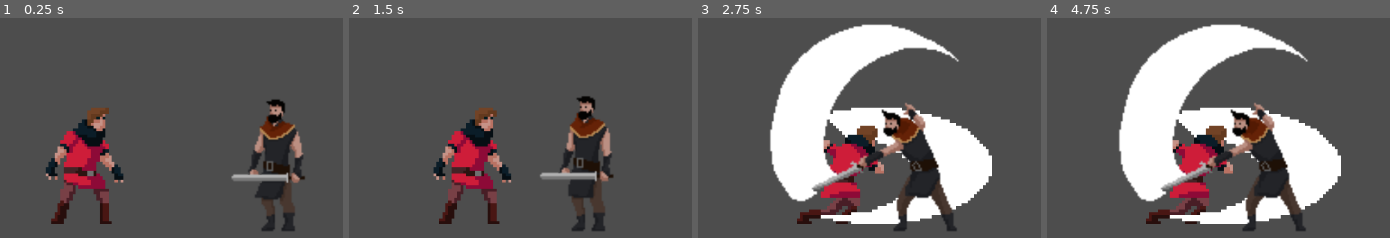
Above: before the commit, frames 1-4 (left to right).
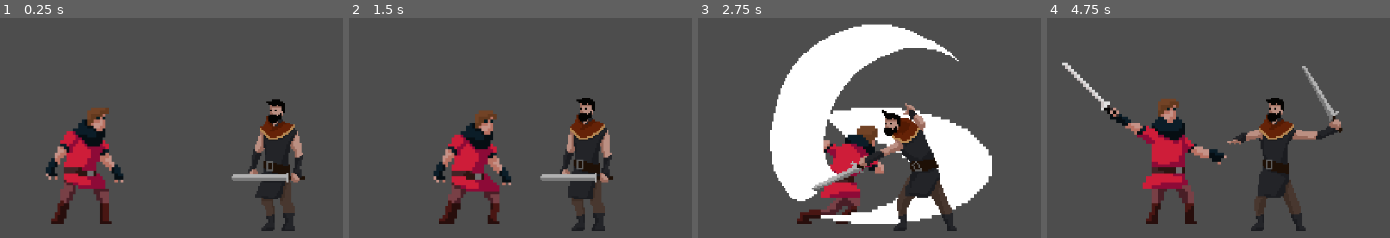
Above: after the commit, the same moments.

Repository: milana-94888u/you_are_a_weapon_now
Game: Godot game, scene res://src/arena/arena.tscn
Same seed, same stepped clock (60 frames per second), same inputs: the game is played once before the commit and once after it.
Inputs:
- Up to frame 1 (0.25 s): no input
- Up to frame 2 (1.5 s): no input
- Up to frame 3 (2.75 s): no input
- Up to frame 4 (4.75 s): no input

The runs differ from the first frame. In frame 1, 0.4% of the frame differs, in the area x 67-89%, y 36-95%; in frame 2, 4.2%; in frame 3, 1.8%; in frame 4, 34%, in the area x 4-87%, y 2-97%.

Commit message:
fill enemy animations

Diff:
--- a/src/arena/arena.gd
+++ b/src/arena/arena.gd
@@ -5,5 +5,6 @@
 	$AnimationPlayer.play("fight")
 
 
+# Animation loop
 func _on_animation_player_animation_finished(anim_name: StringName) -> void:
-	$AnimationPlayer.play("fight")
+	$AnimationPlayer.play(anim_name)
--- a/src/arena/arena.tscn
+++ b/src/arena/arena.tscn
@@ -92,6 +92,8 @@
 script = ExtResource("1_472gy")
 
 [node name="Player" parent="." instance=ExtResource("1_01btu")]
+position = Vector2(120, 0)
+animation = &"attack3"
 
 [node name="Enemy" parent="." instance=ExtResource("3_ujowl")]
 position = Vector2(480, 120)
--- a/src/enemy/enemy.tscn
+++ b/src/enemy/enemy.tscn
@@ -1,7 +1,18 @@
-[gd_scene load_steps=14 format=3 uid="uid://gwfmayosae1r"]
+[gd_scene load_steps=75 format=3 uid="uid://gwfmayosae1r"]
 
 [ext_resource type="Texture2D" uid="uid://n2mx7vnkpoiy" path="res://assets/sprites/Medieval Warrior Pack/Idle.png" id="1_v406m"]
 [ext_resource type="Texture2D" uid="uid://c3yeg2utmrgfn" path="res://assets/sprites/Medieval Warrior Pack/Attack1.png" id="2_1wp2b"]
+[ext_resource type="Texture2D" uid="uid://qang2i6cnute" path="res://assets/sprites/Medieval Warrior Pack/Attack2.png" id="2_07fp3"]
+[ext_resource type="Texture2D" uid="uid://cggsmqjq5hsrc" path="res://assets/sprites/Medieval Warrior Pack/Attack3.png" id="3_a651t"]
+[ext_resource type="Texture2D" uid="uid://c2qwrl416kg4l" path="res://assets/sprites/Medieval Warrior Pack/Crouch.png" id="4_b263e"]
+[ext_resource type="Texture2D" uid="uid://n5f4meyn4oms" path="res://assets/sprites/Medieval Warrior Pack/Death.png" id="5_eodk3"]
+[ext_resource type="Texture2D" uid="uid://dexkgmc14lhb0" path="res://assets/sprites/Medieval Warrior Pack/Fall.png" id="6_03rds"]
+[ext_resource type="Texture2D" uid="uid://dkkhmdi8ucso0" path="res://assets/sprites/Medieval Warrior Pack/Hit.png" id="7_1m6lm"]
+[ext_resource type="Texture2D" uid="uid://mpr26pbova5v" path="res://assets/sprites/Medieval Warrior Pack/Jump.png" id="9_wxvo0"]
+[ext_resource type="Texture2D" uid="uid://la8hw0wk6cy7" path="res://assets/sprites/Medieval Warrior Pack/Roll.png" id="10_7ajsg"]
+[ext_resource type="Texture2D" uid="uid://o0kb32bwsxg" path="res://assets/sprites/Medieval Warrior Pack/Run.png" id="11_x0ig5"]
+[ext_resource type="Texture2D" uid="uid://bklrt1i7myd47" path="res://assets/sprites/Medieval Warrior Pack/Run2.png" id="12_gbckt"]
+[ext_resource type="Texture2D" uid="uid://mwihpam6qfv3" path="res://assets/sprites/Medieval Warrior Pack/Slide.png" id="13_cj5m6"]
 
 [sub_resource type="AtlasTexture" id="AtlasTexture_tdoc5"]
 atlas = ExtResource("2_1wp2b")
@@ -18,6 +29,110 @@
 [sub_resource type="AtlasTexture" id="AtlasTexture_e5rcd"]
 atlas = ExtResource("2_1wp2b")
 region = Rect2(552, 0, 184, 137)
+
+[sub_resource type="AtlasTexture" id="AtlasTexture_lt2lr"]
+atlas = ExtResource("2_07fp3")
+region = Rect2(0, 0, 184, 137)
+
+[sub_resource type="AtlasTexture" id="AtlasTexture_r73ps"]
+atlas = ExtResource("2_07fp3")
+region = Rect2(184, 0, 184, 137)
+
+[sub_resource type="AtlasTexture" id="AtlasTexture_yx8c0"]
+atlas = ExtResource("2_07fp3")
+region = Rect2(368, 0, 184, 137)
+
+[sub_resource type="AtlasTexture" id="AtlasTexture_n6oxf"]
+atlas = ExtResource("2_07fp3")
+region = Rect2(552, 0, 184, 137)
+
+[sub_resource type="AtlasTexture" id="AtlasTexture_yugw5"]
+atlas = ExtResource("3_a651t")
+region = Rect2(0, 0, 184, 137)
+
+[sub_resource type="AtlasTexture" id="AtlasTexture_faw2b"]
+atlas = ExtResource("3_a651t")
+region = Rect2(184, 0, 184, 137)
+
+[sub_resource type="AtlasTexture" id="AtlasTexture_wwjgy"]
+atlas = ExtResource("3_a651t")
+region = Rect2(368, 0, 184, 137)
+
+[sub_resource type="AtlasTexture" id="AtlasTexture_gxon0"]
+atlas = ExtResource("3_a651t")
+region = Rect2(552, 0, 184, 137)
+
+[sub_resource type="AtlasTexture" id="AtlasTexture_cwm6k"]
+atlas = ExtResource("4_b263e")
+region = Rect2(0, 0, 184, 137)
+
+[sub_resource type="AtlasTexture" id="AtlasTexture_67iem"]
+atlas = ExtResource("4_b263e")
+region = Rect2(184, 0, 184, 137)
+
+[sub_resource type="AtlasTexture" id="AtlasTexture_meymw"]
+atlas = ExtResource("4_b263e")
+region = Rect2(368, 0, 184, 137)
+
+[sub_resource type="AtlasTexture" id="AtlasTexture_k3gnr"]
+atlas = ExtResource("4_b263e")
+region = Rect2(552, 0, 184, 137)
+
+[sub_resource type="AtlasTexture" id="AtlasTexture_le8xk"]
+atlas = ExtResource("5_eodk3")
+region = Rect2(0, 0, 184, 137)
+
+[sub_resource type="AtlasTexture" id="AtlasTexture_471qf"]
+atlas = ExtResource("5_eodk3")
+region = Rect2(184, 0, 184, 137)
+
+[sub_resource type="AtlasTexture" id="AtlasTexture_qcplw"]
+atlas = ExtResource("5_eodk3")
+region = Rect2(368, 0, 184, 137)
+
+[sub_resource type="AtlasTexture" id="AtlasTexture_fftm0"]
+atlas = ExtResource("5_eodk3")
+region = Rect2(552, 0, 184, 137)
+
+[sub_resource type="AtlasTexture" id="AtlasTexture_53mv0"]
+atlas = ExtResource("5_eodk3")
+region = Rect2(736, 0, 184, 137)
+
+[sub_resource type="AtlasTexture" id="AtlasTexture_gi33a"]
+atlas = ExtResource("5_eodk3")
+region = Rect2(920, 0, 184, 137)
+
+[sub_resource type="AtlasTexture" id="AtlasTexture_7idh5"]
+atlas = ExtResource("5_eodk3")
+region = Rect2(1104, 0, 184, 137)
+
+[sub_resource type="AtlasTexture" id="AtlasTexture_8uaq0"]
+atlas = ExtResource("5_eodk3")
+region = Rect2(1288, 0, 184, 137)
+
+[sub_resource type="AtlasTexture" id="AtlasTexture_bdj4b"]
+atlas = ExtResource("5_eodk3")
+region = Rect2(1472, 0, 184, 137)
+
+[sub_resource type="AtlasTexture" id="AtlasTexture_7t576"]
+atlas = ExtResource("6_03rds")
+region = Rect2(0, 0, 184, 137)
+
+[sub_resource type="AtlasTexture" id="AtlasTexture_g4hx8"]
+atlas = ExtResource("6_03rds")
+region = Rect2(184, 0, 184, 137)
+
+[sub_resource type="AtlasTexture" id="AtlasTexture_lk8fm"]
+atlas = ExtResource("7_1m6lm")
+region = Rect2(0, 0, 184, 137)
+
+[sub_resource type="AtlasTexture" id="AtlasTexture_4rutw"]
+atlas = ExtResource("7_1m6lm")
+region = Rect2(184, 0, 184, 137)
+
+[sub_resource type="AtlasTexture" id="AtlasTexture_kx01i"]
+atlas = ExtResource("7_1m6lm")
+region = Rect2(368, 0, 184, 137)
 
 [sub_resource type="AtlasTexture" id="AtlasTexture_0h2ce"]
 atlas = ExtResource("1_v406m")
@@ -43,6 +158,102 @@
 atlas = ExtResource("1_v406m")
 region = Rect2(920, 0, 184, 137)
 
+[sub_resource type="AtlasTexture" id="AtlasTexture_fr3xu"]
+atlas = ExtResource("9_wxvo0")
+region = Rect2(0, 0, 184, 137)
+
+[sub_resource type="AtlasTexture" id="AtlasTexture_kow5a"]
+atlas = ExtResource("9_wxvo0")
+region = Rect2(184, 0, 184, 137)
+
+[sub_resource type="AtlasTexture" id="AtlasTexture_iscjv"]
+atlas = ExtResource("10_7ajsg")
+region = Rect2(0, 0, 184, 137)
+
+[sub_resource type="AtlasTexture" id="AtlasTexture_b23lx"]
+atlas = ExtResource("10_7ajsg")
+region = Rect2(184, 0, 184, 137)
+
+[sub_resource type="AtlasTexture" id="AtlasTexture_sk0td"]
+atlas = ExtResource("10_7ajsg")
+region = Rect2(368, 0, 184, 137)
+
+[sub_resource type="AtlasTexture" id="AtlasTexture_0w8f2"]
+atlas = ExtResource("10_7ajsg")
+region = Rect2(552, 0, 184, 137)
+
+[sub_resource type="AtlasTexture" id="AtlasTexture_4phfu"]
+atlas = ExtResource("11_x0ig5")
+region = Rect2(0, 0, 184, 137)
+
+[sub_resource type="AtlasTexture" id="AtlasTexture_kj7ff"]
+atlas = ExtResource("11_x0ig5")
+region = Rect2(184, 0, 184, 137)
+
+[sub_resource type="AtlasTexture" id="AtlasTexture_ue4ma"]
+atlas = ExtResource("11_x0ig5")
+region = Rect2(368, 0, 184, 137)
+
+[sub_resource type="AtlasTexture" id="AtlasTexture_elkfl"]
+atlas = ExtResource("11_x0ig5")
+region = Rect2(552, 0, 184, 137)
+
+[sub_resource type="AtlasTexture" id="AtlasTexture_oef2u"]
+atlas = ExtResource("11_x0ig5")
+region = Rect2(736, 0, 184, 137)
+
+[sub_resource type="AtlasTexture" id="AtlasTexture_7epwl"]
+atlas = ExtResource("11_x0ig5")
+region = Rect2(920, 0, 184, 137)
+
+[sub_resource type="AtlasTexture" id="AtlasTexture_fy4uq"]
+atlas = ExtResource("11_x0ig5")
+region = Rect2(1104, 0, 184, 137)
+
+[sub_resource type="AtlasTexture" id="AtlasTexture_5a0aj"]
+atlas = ExtResource("11_x0ig5")
+region = Rect2(1288, 0, 184, 137)
+
+[sub_resource type="AtlasTexture" id="AtlasTexture_bgkil"]
+atlas = ExtResource("12_gbckt")
+region = Rect2(0, 0, 184, 137)
+
+[sub_resource type="AtlasTexture" id="AtlasTexture_vwgtt"]
+atlas = ExtResource("12_gbckt")
+region = Rect2(184, 0, 184, 137)
+
+[sub_resource type="AtlasTexture" id="AtlasTexture_md2d7"]
+atlas = ExtResource("12_gbckt")
+region = Rect2(368, 0, 184, 137)
+
+[sub_resource type="AtlasTexture" id="AtlasTexture_k2t4l"]
+atlas = ExtResource("12_gbckt")
+region = Rect2(552, 0, 184, 137)
+
+[sub_resource type="AtlasTexture" id="AtlasTexture_e5co2"]
+atlas = ExtResource("12_gbckt")
+region = Rect2(736, 0, 184, 137)
+
+[sub_resource type="AtlasTexture" id="AtlasTexture_f43mv"]
+atlas = ExtResource("12_gbckt")
+region = Rect2(920, 0, 184, 137)
+
+[sub_resource type="AtlasTexture" id="AtlasTexture_abdgc"]
+atlas = ExtResource("12_gbckt")
+region = Rect2(1104, 0, 184, 137)
+
+[sub_resource type="AtlasTexture" id="AtlasTexture_daa4x"]
+atlas = ExtResource("12_gbckt")
+region = Rect2(1288, 0, 184, 137)
+
+[sub_resource type="AtlasTexture" id="AtlasTexture_if0j8"]
+atlas = ExtResource("13_cj5m6")
+region = Rect2(0, 0, 184, 137)
+
+[sub_resource type="AtlasTexture" id="AtlasTexture_weodm"]
+atlas = ExtResource("13_cj5m6")
+region = Rect2(184, 0, 184, 137)
+
 [sub_resource type="SpriteFrames" id="SpriteFrames_oklx5"]
 animations = [{
 "frames": [{
@@ -60,7 +271,115 @@
 }],
 "loop": true,
 "name": &"attack1",
-"speed": 12.0
+"speed": 5.0
+}, {
+"frames": [{
+"duration": 1.0,
+"texture": SubResource("AtlasTexture_lt2lr")
+}, {
+"duration": 1.0,
+"texture": SubResource("AtlasTexture_r73ps")
+}, {
+"duration": 1.0,
+"texture": SubResource("AtlasTexture_yx8c0")
+}, {
+"duration": 1.0,
+"texture": SubResource("AtlasTexture_n6oxf")
+}],
+"loop": true,
+"name": &"attack2",
+"speed": 5.0
+}, {
+"frames": [{
+"duration": 1.0,
+"texture": SubResource("AtlasTexture_yugw5")
+}, {
+"duration": 1.0,
+"texture": SubResource("AtlasTexture_faw2b")
+}, {
+"duration": 1.0,
+"texture": SubResource("AtlasTexture_wwjgy")
+}, {
+"duration": 1.0,
+"texture": SubResource("AtlasTexture_gxon0")
+}],
+"loop": true,
+"name": &"attack3",
+"speed": 5.0
+}, {
+"frames": [{
+"duration": 1.0,
+"texture": SubResource("AtlasTexture_cwm6k")
+}, {
+"duration": 1.0,
+"texture": SubResource("AtlasTexture_67iem")
+}, {
+"duration": 1.0,
+"texture": SubResource("AtlasTexture_meymw")
+}, {
+"duration": 1.0,
+"texture": SubResource("AtlasTexture_k3gnr")
+}],
+"loop": true,
+"name": &"crouch",
+"speed": 5.0
+}, {
+"frames": [{
+"duration": 1.0,
+"texture": SubResource("AtlasTexture_le8xk")
+}, {
+"duration": 1.0,
+"texture": SubResource("AtlasTexture_471qf")
+}, {
+"duration": 1.0,
+"texture": SubResource("AtlasTexture_qcplw")
+}, {
+"duration": 1.0,
+"texture": SubResource("AtlasTexture_fftm0")
+}, {
+"duration": 1.0,
+"texture": SubResource("AtlasTexture_53mv0")
+}, {
+"duration": 1.0,
+"texture": SubResource("AtlasTexture_gi33a")
+}, {
+"duration": 1.0,
+"texture": SubResource("AtlasTexture_7idh5")
+}, {
+"duration": 1.0,
+"texture": SubResource("AtlasTexture_8uaq0")
+}, {
+"duration": 1.0,
+"texture": SubResource("AtlasTexture_bdj4b")
+}],
+"loop": true,
+"name": &"death",
+"speed": 5.0
+}, {
+"frames": [{
+"duration": 1.0,
+"texture": SubResource("AtlasTexture_7t576")
+}, {
+"duration": 1.0,
+"texture": SubResource("AtlasTexture_g4hx8")
+}],
+"loop": true,
+"name": &"fall",
+"speed": 5.0
+}, {
+"frames": [{
+"duration": 1.0,
+"texture": SubResource("AtlasTexture_lk8fm")
+}, {
+"duration": 1.0,
+"texture": SubResource("AtlasTexture_4rutw")
+}, {
+"duration": 1.0,
+"texture": SubResource("AtlasTexture_kx01i")
+}],
+"loop": true,
+"name": &"hit",
+"speed": 5.0
 }, {
 "frames": [{
 "duration": 1.0,
@@ -81,13 +400,112 @@
 "duration": 1.0,
 "texture": SubResource("AtlasTexture_vg0vy")
 }],
-"loop": true,
+"loop": false,
 "name": &"idle",
-"speed": 12.0
+"speed": 5.0
+}, {
+"frames": [{
+"duration": 1.0,
+"texture": SubResource("AtlasTexture_fr3xu")
+}, {
+"duration": 1.0,
+"texture": SubResource("AtlasTexture_kow5a")
+}],
+"loop": true,
+"name": &"jump",
+"speed": 5.0
+}, {
+"frames": [{
+"duration": 1.0,
+"texture": SubResource("AtlasTexture_iscjv")
+}, {
+"duration": 1.0,
+"texture": SubResource("AtlasTexture_b23lx")
+}, {
+"duration": 1.0,
+"texture": SubResource("AtlasTexture_sk0td")
+}, {
+"duration": 1.0,
+"texture": SubResource("AtlasTexture_0w8f2")
+}],
+"loop": true,
+"name": &"roll",
+"speed": 5.0
+}, {
+"frames": [{
+"duration": 1.0,
+"texture": SubResource("AtlasTexture_4phfu")
+}, {
+"duration": 1.0,
+"texture": SubResource("AtlasTexture_kj7ff")
+}, {
+"duration": 1.0,
+"texture": SubResource("AtlasTexture_ue4ma")
+}, {
+"duration": 1.0,
+"texture": SubResource("AtlasTexture_elkfl")
+}, {
+"duration": 1.0,
+"texture": SubResource("AtlasTexture_oef2u")
+}, {
+"duration": 1.0,
+"texture": SubResource("AtlasTexture_7epwl")
+}, {
+"duration": 1.0,
+"texture": SubResource("AtlasTexture_fy4uq")
+}, {
+"duration": 1.0,
+"texture": SubResource("AtlasTexture_5a0aj")
+}],
+"loop": true,
+"name": &"run",
+"speed": 5.0
+}, {
+"frames": [{
+"duration": 1.0,
+"texture": SubResource("AtlasTexture_bgkil")
+}, {
+"duration": 1.0,
+"texture": SubResource("AtlasTexture_vwgtt")
+}, {
+"duration": 1.0,
+"texture": SubResource("AtlasTexture_md2d7")
+}, {
+"duration": 1.0,
+"texture": SubResource("AtlasTexture_k2t4l")
+}, {
+"duration": 1.0,
+"texture": SubResource("AtlasTexture_e5co2")
+}, {
+"duration": 1.0,
+"texture": SubResource("AtlasTexture_f43mv")
+}, {
+"duration": 1.0,
+"texture": SubResource("AtlasTexture_abdgc")
+}, {
+"duration": 1.0,
+"texture": SubResource("AtlasTexture_daa4x")
+}],
+"loop": true,
+"name": &"run2",
+"speed": 5.0
+}, {
+"frames": [{
+"duration": 1.0,
+"texture": SubResource("AtlasTexture_if0j8")
+}, {
+"duration": 1.0,
+"texture": SubResource("AtlasTexture_weodm")
+}],
+"loop": true,
+"name": &"slide",
+"speed": 5.0
 }]
 
 [node name="Enemy" type="AnimatedSprite2D"]
+texture_filter = 1
 scale = Vector2(2.4, 2.4)
 sprite_frames = SubResource("SpriteFrames_oklx5")
-animation = &"attack1"
+animation = &"slide"
+speed_scale = 2.0
 centered = false
--- a/src/player/player.tscn
+++ b/src/player/player.tscn
@@ -212,7 +212,7 @@
 }],
 "loop": true,
 "name": &"attack1",
-"speed": 12.0
+"speed": 5.0
 }, {
 "frames": [{
 "duration": 1.0,
@@ -229,7 +229,7 @@
 }],
 "loop": true,
 "name": &"attack2",
-"speed": 12.0
+"speed": 5.0
 }, {
 "frames": [{
 "duration": 1.0,
@@ -343,7 +343,7 @@
 }],
 "loop": true,
 "name": &"idle",
-"speed": 12.0
+"speed": 5.0
 }, {
 "frames": [{
 "duration": 1.0,
@@ -390,5 +390,6 @@
 texture_filter = 1
 scale = Vector2(4.32, 4.32)
 sprite_frames = SubResource("SpriteFrames_6diig")
-animation = &"hit"
+animation = &"idle"
+speed_scale = 2.0
 centered = false
